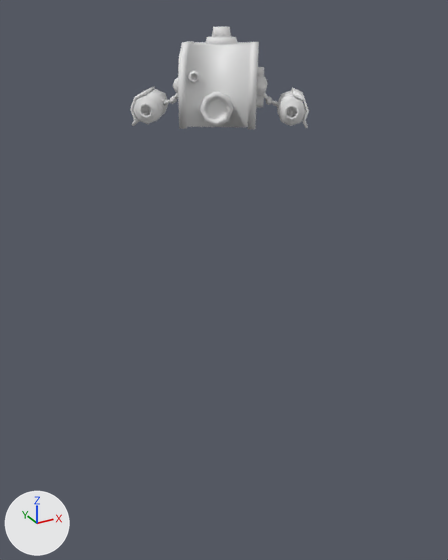
What one commit did to the FBX model Assets/Models/Enemy/Drone.fbx.
One viewpoint serves both versions: a 50 mm lens placed at (-7.8, -13.3, 13.1), pointed at (3.3, 6.9, 3.0). Every picture has the same lights, and +X, +Y and +Z are marked at lower left.

The first picture shows 'Drone', 'Drone.001', 'Drone.002'.
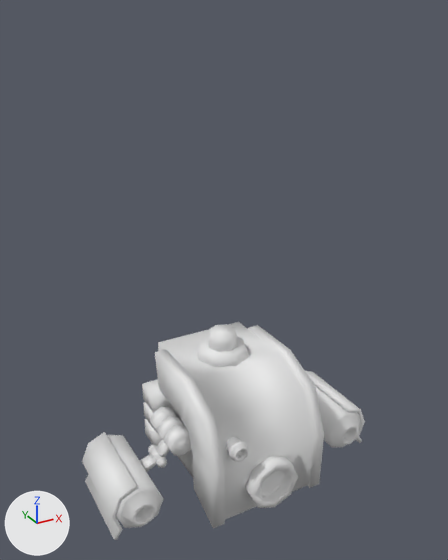
Edits to the bpy script that builds the scene:
```text
Change me_cube_009:
    where me_cube_009.from_pydata(...)  # 260 vertices, 236 faces; spans x 106.0..301.0, y -111.0..17.0, z -98.0..63.0
    used by ob_drone_001; location = (7.32, 14.54, 9.66); rotation_euler = (1.571, 0.0, -0.575), in degrees (90, 0, -33); scale = (0.0144, 0.0178, 0.0178)
    me_cube_009 part 1: the loose piece of 20 vertices spanning x 245.0..301.0, y -111.0..-19.0, z -98.0..47.0 is moved by (0.0, 100.0, 0.0)
    me_cube_009 part 2: the loose piece of 48 vertices spanning x 195.0..291.0, y -104.0..-27.0, z -98.0..63.0 is moved by (0.0, 100.0, 0.0)
    me_cube_009 part 3: the loose piece of 96 vertices spanning x 106.0..160.0, y -27.0..17.0, z -70.0..16.0 is deleted
Change me_cube_072:
    used by ob_drone; location = (7.32, 14.54, 9.66); rotation_euler = (1.571, 0.0, -0.575), in degrees (90, 0, -33); scale = (0.0144, 0.0178, 0.0178)
    remove me_cube_072.from_pydata(...)  # 276 vertices, 262 faces; spans x -146.0..146.0, y -105.0..144.0, z -138.0..120.0
    add me_cube_072.from_pydata(...)  # 468 vertices, 442 faces; spans x -160.0..160.0, y -4.0..244.0, z -138.0..120.0
    me_cube_072 part 10: the loose piece of 52 vertices spanning x -125.0..125.0, y -105.0..105.0, z -138.0..105.0 is moved by (0.0, 100.0, 0.0)
    me_cube_072 part 11: the loose piece of 40 vertices spanning x -53.0..53.0, y -95.0..-8.0, z 95.0..120.0 is moved by (0.0, 100.0, 0.0)
    me_cube_072 part 12: the loose piece of 16 vertices spanning x -58.0..58.0, y 98.0..118.0, z -98.0..-5.0 is moved by (0.0, 100.0, 0.0)
    me_cube_072 part 13: the loose piece of 16 vertices spanning x -33.0..33.0, y 117.0..144.0, z -78.0..-25.0 is moved by (0.0, 100.0, 0.0)
    me_cube_072 part 14: the loose piece of 72 vertices spanning x -91.0..-51.0, y 11.0..44.0, z 83.0..113.0 is moved by (0.0, 100.0, 0.0)
    me_cube_072 part 15: the loose piece of 40 vertices spanning x -146.0..-86.0, y -73.0..34.0, z -127.0..-78.0 is moved by (0.0, 100.0, 0.0)
    me_cube_072 part 16: the loose piece of 40 vertices spanning x 86.0..146.0, y -73.0..34.0, z -127.0..-78.0 is moved by (0.0, 100.0, 0.0)
    me_cube_072 part 17: a new loose piece of 96 vertices spanning x -160.0..-106.0, y 73.0..117.0, z -70.0..16.0
Change me_cube_012:
    where me_cube_012.from_pydata(...)  # 260 vertices, 236 faces; spans x -301.0..-106.0, y -111.0..17.0, z -98.0..63.0
    used by ob_drone_002; location = (7.32, 14.54, 9.66); rotation_euler = (1.571, 0.0, -0.575), in degrees (90, 0, -33); scale = (0.0144, 0.0178, 0.0178)
    me_cube_012 part 4: the loose piece of 20 vertices spanning x -301.0..-245.0, y -111.0..-19.0, z -98.0..47.0 is moved by (0.0, 100.0, 0.0)
    me_cube_012 part 5: the loose piece of 48 vertices spanning x -291.0..-195.0, y -104.0..-27.0, z -98.0..63.0 is moved by (0.0, 100.0, 0.0)
    me_cube_012 part 6: the loose piece of 8 vertices spanning x -166.0..-136.0, y -48.0..-21.0, z -41.0..-19.0 is moved by (0.0, 100.0, 0.0)
    me_cube_012 part 7: the loose piece of 80 vertices spanning x -178.0..-155.0, y -57.0..-39.0, z -55.0..-7.0 is moved by (0.0, 100.0, 0.0)
    me_cube_012 part 8: the loose piece of 8 vertices spanning x -204.0..-171.0, y -64.0..-47.0, z -41.0..-19.0 is moved by (0.0, 100.0, 0.0)
    me_cube_012 part 9: the loose piece of 96 vertices spanning x -160.0..-106.0, y -27.0..17.0, z -70.0..16.0 is deleted
Change ob_drone_001:
    ob_drone_001.location: (7.32, 14.54, 9.66) -> (0.0, 0.0, 0.0)
    ob_drone_001.rotation_euler: (1.571, 0.0, -0.575) -> (1.571, 0.0, 0.0)  # degrees (90, 0, -33) -> degrees (90, 0, 0)
Change ob_drone:
    ob_drone.location: (7.32, 14.54, 9.66) -> (0.0, 0.0, 0.0)
    ob_drone.rotation_euler: (1.571, 0.0, -0.575) -> (1.571, 0.0, 0.0)  # degrees (90, 0, -33) -> degrees (90, 0, 0)
Change ob_drone_002:
    ob_drone_002.location: (7.32, 14.54, 9.66) -> (0.0, 0.0, 0.0)
    ob_drone_002.rotation_euler: (1.571, 0.0, -0.575) -> (1.571, 0.0, 0.0)  # degrees (90, 0, -33) -> degrees (90, 0, 0)
```

What differs and where, as boxes (x1, y1, x2, y2) in the pictures (448 x 560 px; the box of a moved part takes in the faces that stretch with it):
'Drone', reshaped, moved, turned
    before: (178, 27, 264, 129)
    after: (142, 322, 324, 528)
'Drone.002', reshaped, moved, turned
    before: (130, 78, 178, 126)
    after: (82, 432, 170, 540)
'Drone.001', reshaped, moved, turned
    before: (257, 75, 309, 128)
    after: (305, 371, 365, 447)
part 1 of me_cube_009, moved or reshaped
    before: (292, 87, 309, 128)
    after: (305, 371, 365, 443)
part 2 of me_cube_009, moved or reshaped
    before: (277, 90, 306, 126)
    after: (315, 386, 361, 447)
part 3 of me_cube_009, deleted
    before: (257, 75, 268, 95)
part 4 of me_cube_012, moved or reshaped
    before: (130, 87, 155, 126)
    after: (82, 432, 138, 540)
part 5 of me_cube_012, moved or reshaped
    before: (133, 89, 168, 124)
    after: (107, 435, 164, 528)
part 6 of me_cube_012, moved or reshaped
    before: (174, 93, 178, 99)
    after: (155, 439, 170, 457)
part 7 of me_cube_012, moved or reshaped
    before: (169, 96, 178, 104)
    after: (148, 445, 167, 468)
part 8 of me_cube_012, moved or reshaped
    before: (163, 100, 170, 106)
    after: (139, 454, 157, 472)
part 9 of me_cube_012, deleted
    before: (173, 78, 178, 93)
part 10 of me_cube_072, moved or reshaped
    before: (178, 41, 259, 129)
    after: (155, 322, 324, 528)
part 11 of me_cube_072, moved or reshaped
    before: (200, 91, 234, 126)
    after: (245, 457, 298, 508)
part 12 of me_cube_072, moved or reshaped
    before: (205, 37, 238, 45)
    after: (197, 336, 249, 367)
part 13 of me_cube_072, moved or reshaped
    before: (212, 27, 231, 37)
    after: (208, 324, 238, 352)
part 14 of me_cube_072, moved or reshaped
    before: (188, 70, 201, 84)
    after: (226, 437, 249, 462)
part 15 of me_cube_072, moved or reshaped (not visible before)
    after: (142, 379, 174, 446)
part 16 of me_cube_072, moved or reshaped (not visible afterwards)
    before: (256, 67, 264, 107)
part 17 of me_cube_072, added
    after: (150, 407, 192, 456)
